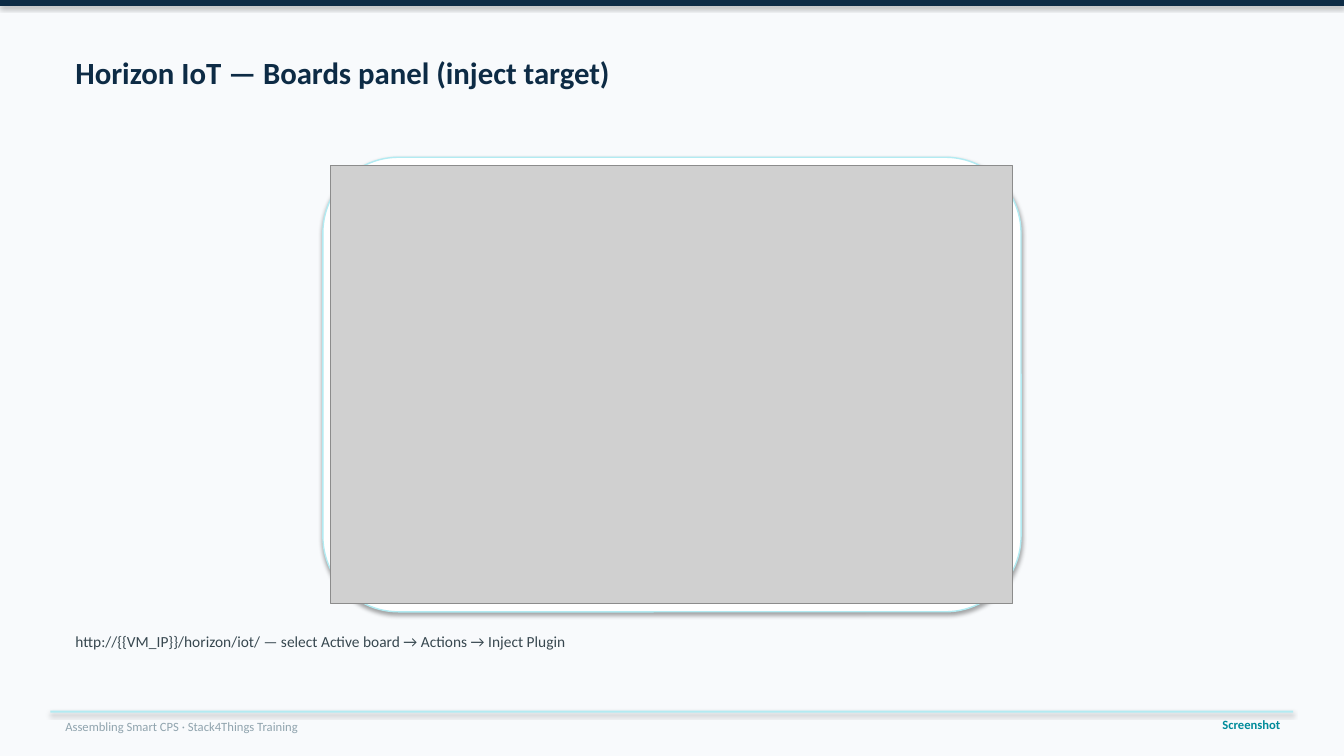
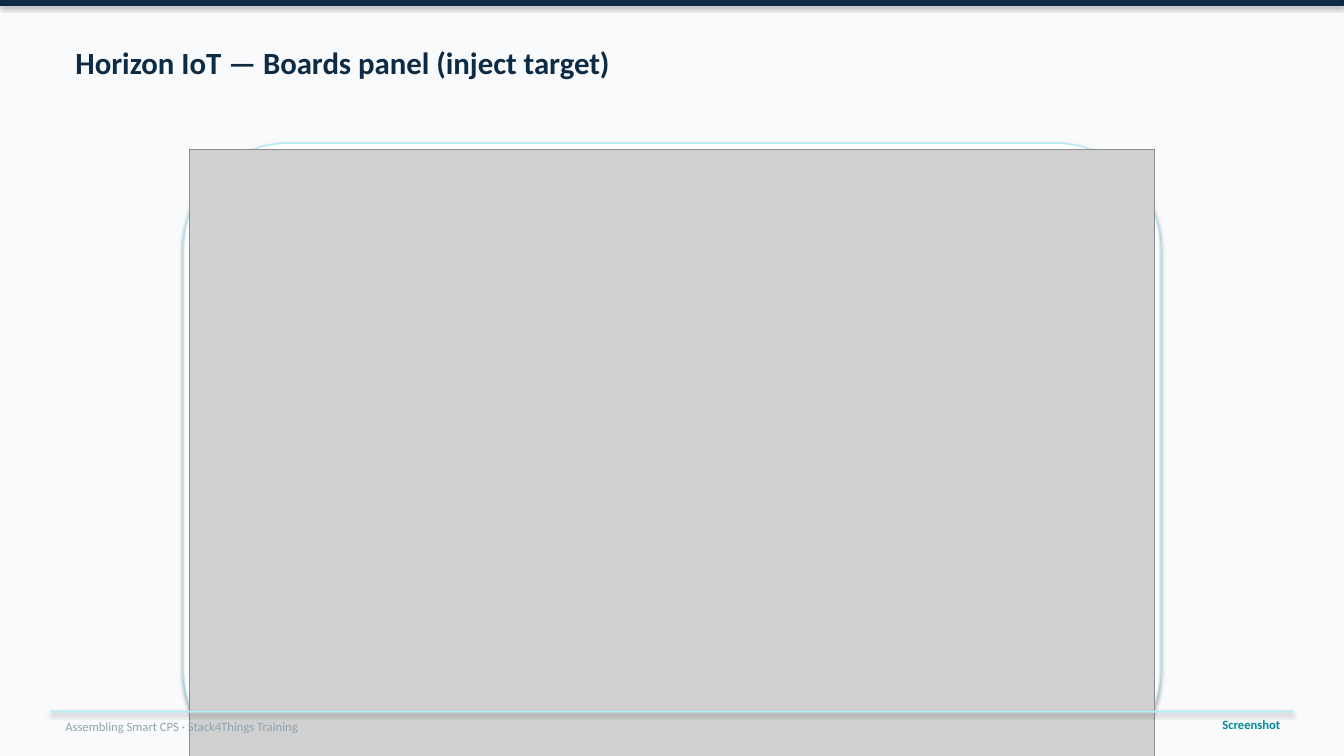
Before and after one commit to lucadagati/AssemblyingCPS_training, a slide deck: slide 38 of slides/ModuleB_Plugin_Services_EN.pptx. Drawn at 1344x756 pixels with LibreOffice and Linux fonts; fonts in the diff are those of the drawing; grey boxes stand for pictures. Boxes give left, top, right and bottom in pixels: in the first picture for what was removed or moved away, otherwise in the second. Text is boxed around its words. In the diff, an @@ line names an element or a change of style, - is before the commit and + after.

```diff
--- a/slides/ModuleB_Plugin_Services_EN.pptx
+++ b/slides/ModuleB_Plugin_Services_EN.pptx
@@ text "Horizon IoT — Boards panel ...": place and size @@
-text "Horizon IoT — Boards panel ..." at box(75, 61, 610, 90)
+text "Horizon IoT — Boards panel ..." at box(75, 51, 610, 80)
@@ rounded rectangle: place and size @@
-rounded rectangle at box(323, 157, 1021, 612)
+rounded rectangle at box(184, 143, 1160, 756)
@@ picture: place and size @@
-picture at box(331, 165, 1013, 604)
+picture at box(190, 149, 1154, 756)
@@ text removed at box(75, 636, 565, 650) @@
-http://{{VM_IP}}/horizon/iot/ — select Active board → Actions → Inject Plugin
```
Also in this commit, not shown: 59 other slides changed, 15 other files.
